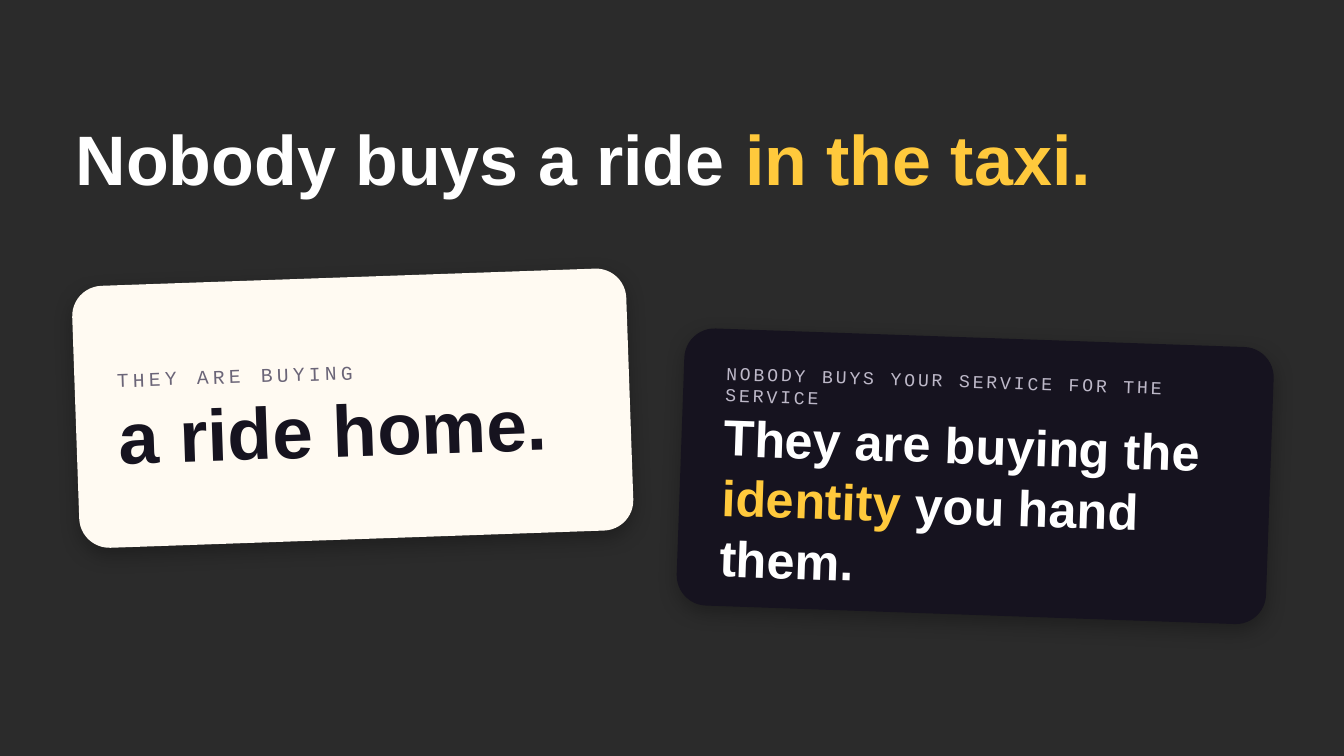
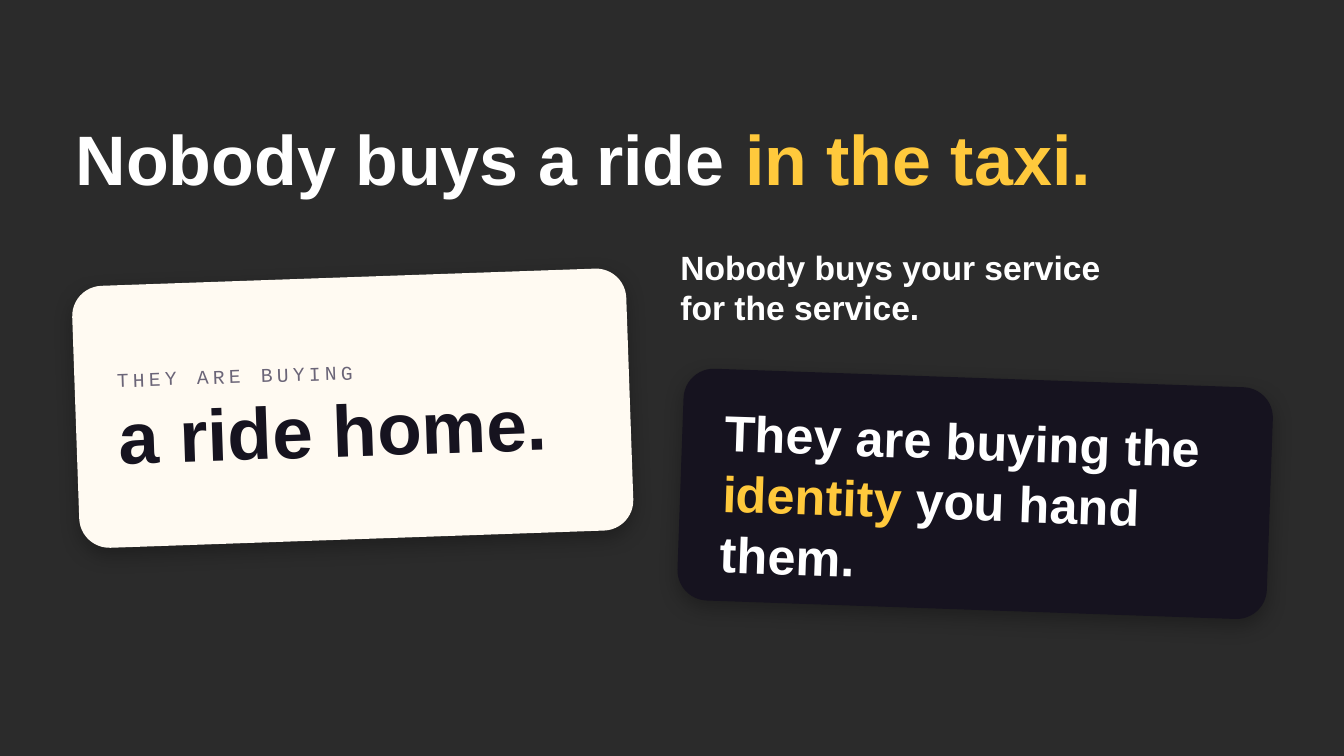
Before and after one commit to ffouladgar-ux/motion-graphics, a slide deck: slide 9 of decks/win-win/win-win.pptx. Drawn at 1344x756 pixels with LibreOffice and Linux fonts; fonts in the diff are those of the drawing; background and template pictures are left out; a plain dark background stands for a picture behind light text. Boxes give left, top, right and bottom in pixels: in the first picture for what was removed or moved away, otherwise in the second. Text is boxed around its words. In the diff, an @@ line names an element or a change of style, - is before the commit and + after.

```diff
--- a/decks/win-win/win-win.pptx
+++ b/decks/win-win/win-win.pptx
@@ text added at box(680, 255, 1100, 321), 24 pt, text #FFFFFF, bold @@
+Nobody buys your service
+for the service.
@@ rounded rectangle "They are buying the identity ...": place and size @@
-rounded rectangle "They are buying the identity ..." at box(676, 328, 1275, 625)
+rounded rectangle "They are buying the identity ..." at box(677, 368, 1274, 620)
@@ rounded rectangle "They are buying the identity ..." at box(677, 368, 1274, 620): proportions changed @@
@@ text in rounded rectangle at box(725, 368, 1161, 405): paragraph removed @@
-NOBODY BUYS YOUR SERVICE FOR THE SERVICE
```
Also in this commit, not shown: 1 other slide changed, 3 other files.
